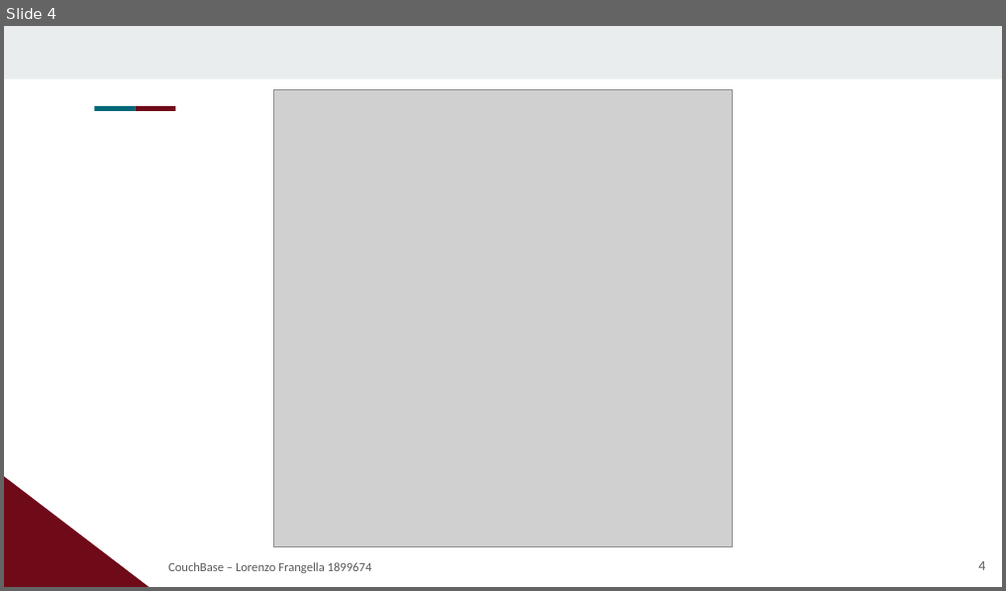
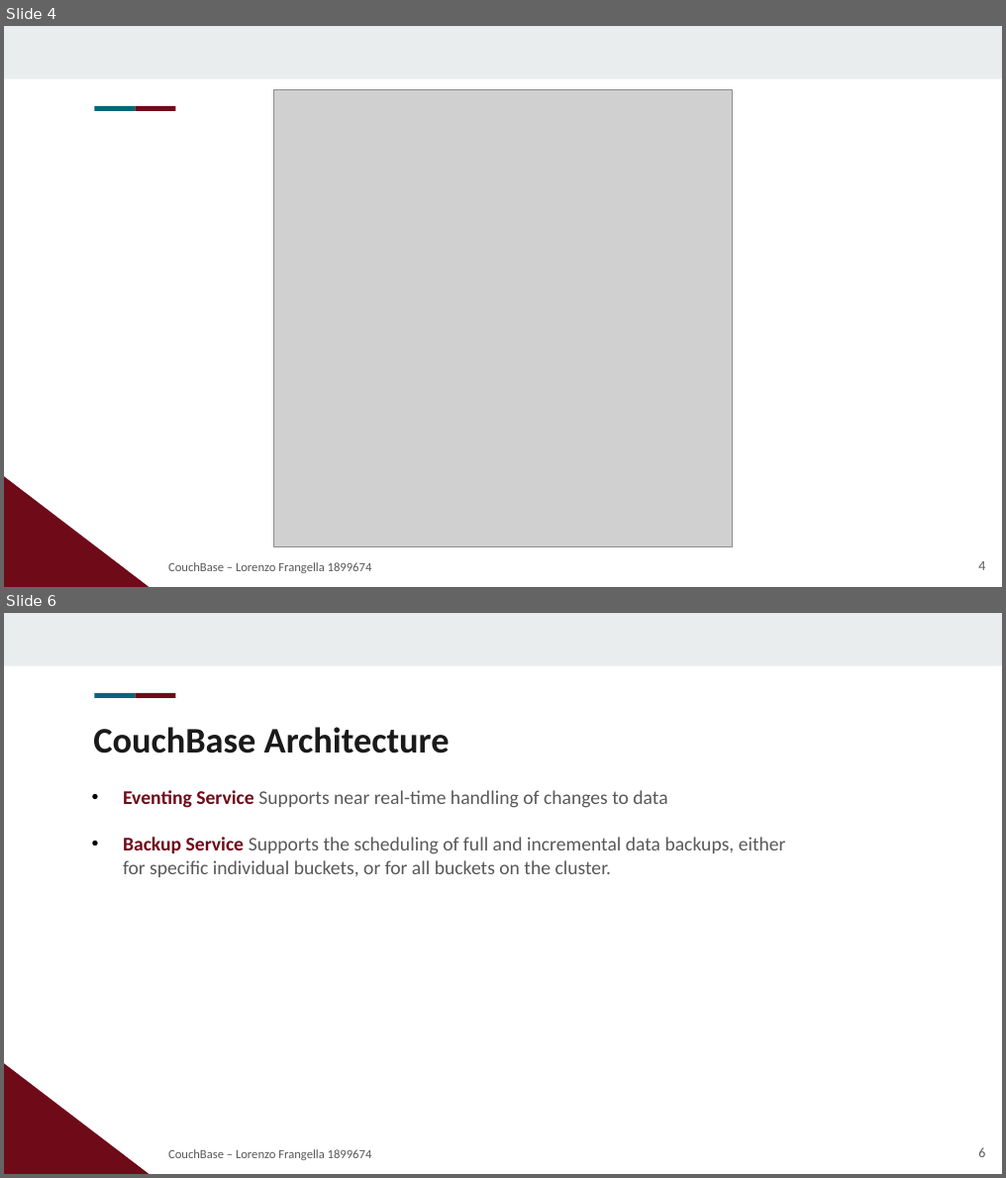
Before and after one commit to LorenzoFrangella/large-scale-data-management, a slide deck: large-scale-dm.pptx. Shown one above the other, each under a label of ours: slide 4 before the commit, slides 4 and 6 after it; the slides between them are not shown. The pictures are 1006x591 and 1006x1178 pixels, drawn with LibreOffice and Linux fonts; fonts in the diff are those of the drawing; grey boxes stand for pictures; background and template pictures are left out. Boxes give left, top, right and bottom in pixels: in the first picture for what was removed or moved away, otherwise in the second. Text is boxed around its words. In the diff, an @@ line names an element or a change of style, - is before the commit and + after.

```diff
--- a/large-scale-dm.pptx
+++ b/large-scale-dm.pptx
@@ slide 6 added at box(4, 613, 1002, 1174), background #FFFFFF; not listed: 4 template elements that a slide beside it also shows @@
@@ title added at box(93, 727, 450, 754), 26 pt, text #1A1A1A, bold @@
+CouchBase Architecture
@@ text added at box(123, 790, 786, 877), 14 pt, text #595959 @@
+• Eventing Service Supports near real-time handling of changes to data
+• Backup Service Supports the scheduling of full and incremental data backups, either for specific individual buckets, or for all buckets on the cluster.
@@ subtitle added at box(168, 1150, 372, 1160), 9 pt, text #595959 @@
+CouchBase – Lorenzo Frangella 1899674
@@ page number added at box(978, 1148, 985, 1157), 10 pt, text #595959 @@
+6
```
Also in this commit, not shown: 2 slides changed, 12 other slides added, 4 other files.
